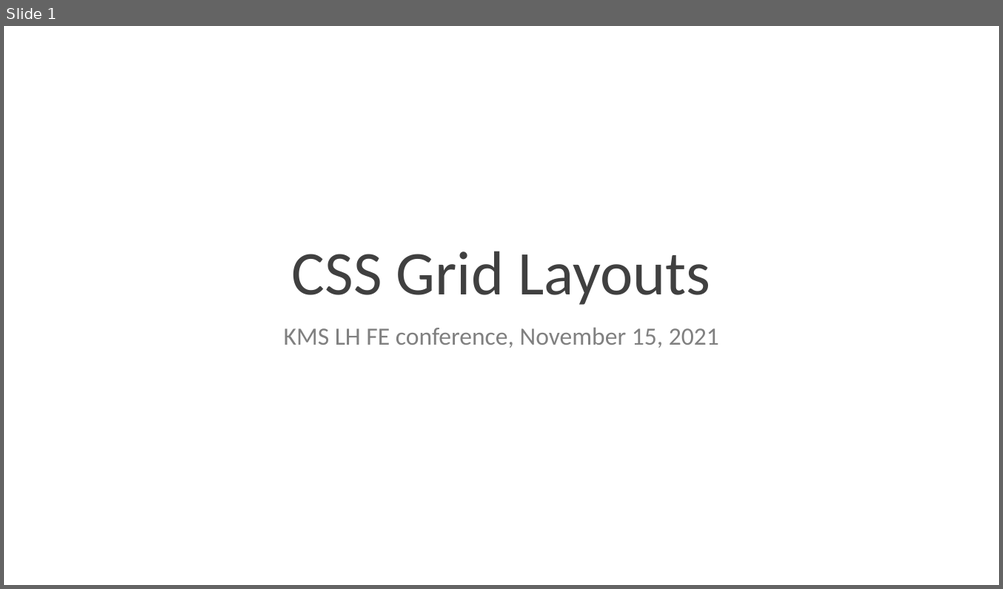
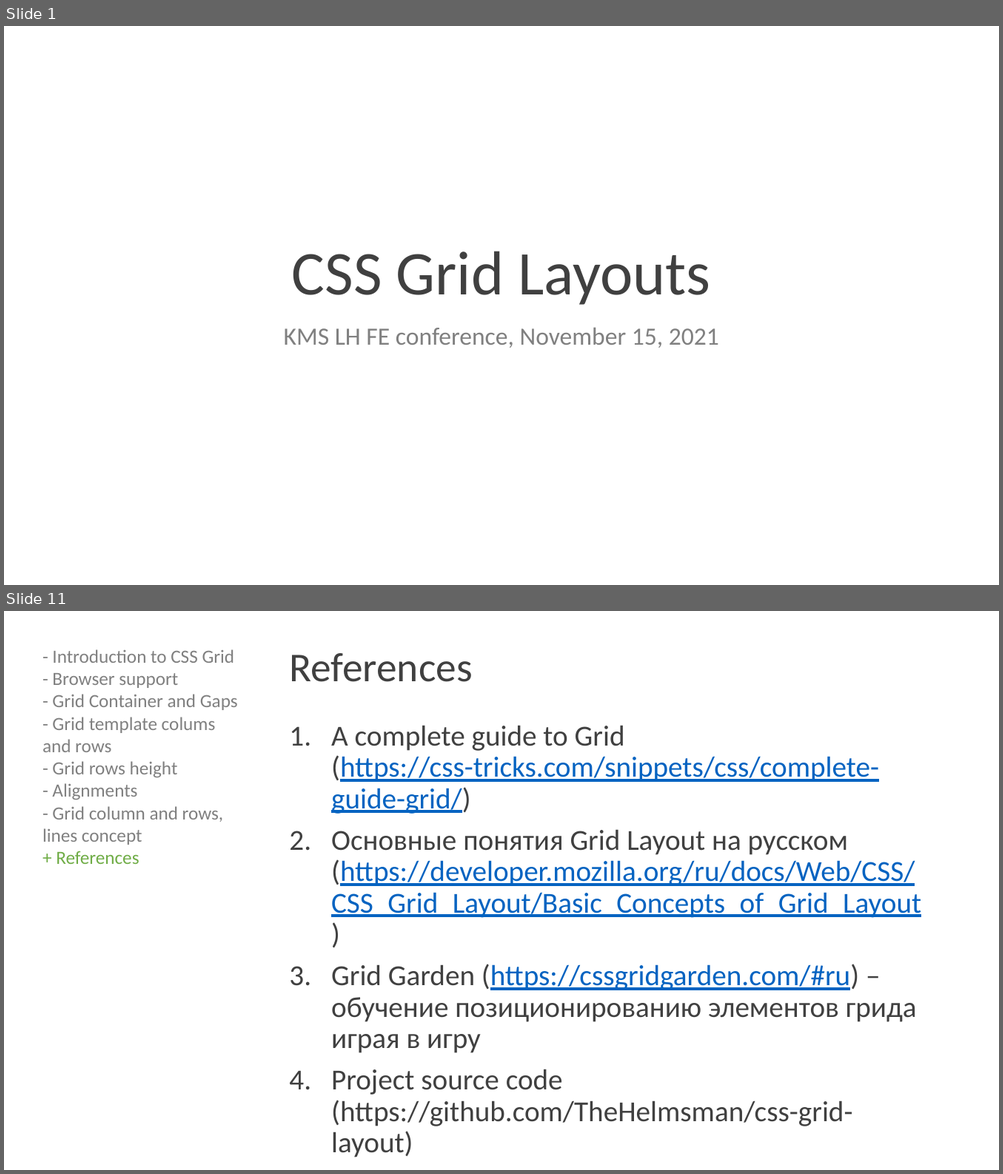
Before and after one commit to TheHelmsman/css-grid-layout, a slide deck: presentation/CSS_Grid_Layouts.pptx. Shown one above the other, each under a label of ours: slide 1 before the commit, slides 1 and 11 after it; the slides between them are not shown. The pictures are 1003x589 and 1003x1174 pixels, drawn with LibreOffice and Linux fonts; fonts in the diff are those of the drawing. Boxes give left, top, right and bottom in pixels: in the first picture for what was removed or moved away, otherwise in the second. Text is boxed around its words. In the diff, an @@ line names an element or a change of style, - is before the commit and + after.

```diff
--- a/presentation/CSS_Grid_Layouts.pptx
+++ b/presentation/CSS_Grid_Layouts.pptx
@@ slide 11 added at [4, 611, 999, 1170], background #FFFFFF @@
@@ text added at [42, 649, 238, 864], 18 pt, text #808080 @@
+- Introduction to CSS Grid
+- Browser support
+- Grid Container and Gaps
+- Grid template colums and rows
+- Grid rows height
+- Alignments
+- Grid column and rows, lines concept
++ References
@@ title added at [289, 653, 472, 682], 39.6 pt, text #404040 @@
+References
@@ text added at [331, 725, 921, 1158], 28 pt, text #404040 @@
+1. A complete guide to Grid (https://css-tricks.com/snippets/css/complete-guide-grid/)
+2. Основные понятия Grid Layout на русском (https://developer.mozilla.org/ru/docs/Web/CSS/CSS_Grid_Layout/Basic_Concepts_of_Grid_Layout)
+3. Grid Garden (https://cssgridgarden.com/#ru) – обучение позиционированию элементов грида играя в игру
+4. Project source code (https://github.com/TheHelmsman/css-grid-layout)
```
Also in this commit, not shown: 9 slides changed.
